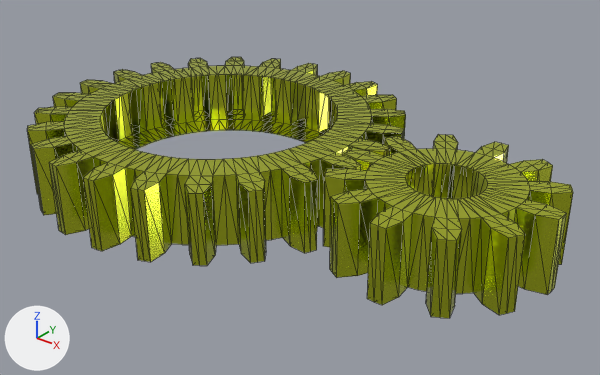
The glTF model engranes.glb, before and after one commit.
The view is the same before and after, from a 50 mm lens placed at (3.28, -3.34, 1.42), pointed at (0.61, 0.0, -0.65). Arrows for +X, +Y and +Z are at lower left; the lights stay in place. The older version comes first. Mesh edges are drawn as thin lines. Where no turn or scale is listed for an object, it has been applied to the vertices.

The scene before the commit, as lines of its bpy script (objects in view):
```python
mat_material_001 = principled_material('Material.001')
mat_material_001.base_color = (0.708, 0.8, 0.0398)  # yellow #dbe738
mat_material_001.metallic = 1.0
mat_material_001.roughness = 0.214
me_gear_006 = bpy.data.meshes.new('Gear.006')
me_gear_006.from_pydata(...)  # 672 vertices, 1152 faces; spans x -1.09..1.09, y -1.09..1.09, z -0.2..0.2
me_gear_006.materials.append(mat_material_001)  # yellow #dbe738
me_gear_007 = bpy.data.meshes.new('Gear.007')
me_gear_007.from_pydata(...)  # 336 vertices, 576 faces; spans x -0.6..0.6, y -0.6..0.6, z -0.2..0.2
me_gear_007.materials.append(mat_material_001)  # yellow #dbe738
ob_giro1 = bpy.data.objects.new('GIRO1', me_gear_006)
ob_giro1.location = (-0.002, 0.001, -0.536)
ob_giro1_001 = bpy.data.objects.new('GIRO1.001', me_gear_007)
ob_giro1_001.location = (1.529, 0.001, -0.536)
```
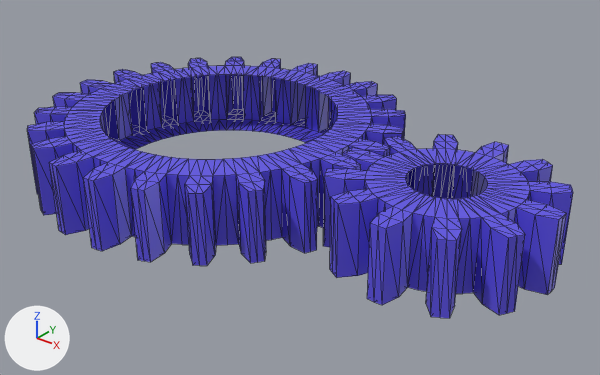
Pixel boxes [x1, y1, x2, y2] of what changed, in the pictures (600 x 375 px):
'GIRO1', recoloured, surface changed (yellow to blue): [27, 57, 406, 266] in both
'GIRO1.001', recoloured, surface changed (yellow to blue): [323, 134, 573, 318] in both

What the commit changed:
In material 'Material.001' (mat_material_001), metallic goes from 1.0 to 0.0.
Material 'Material.001' (mat_material_001) changes colour from yellow #dbe738 to blue #5e52e7; in linear values from (0.708, 0.8, 0.0398) to (0.112, 0.085, 0.8).
In material 'Material.001' (mat_material_001), roughness goes from 0.214 to 0.413.
